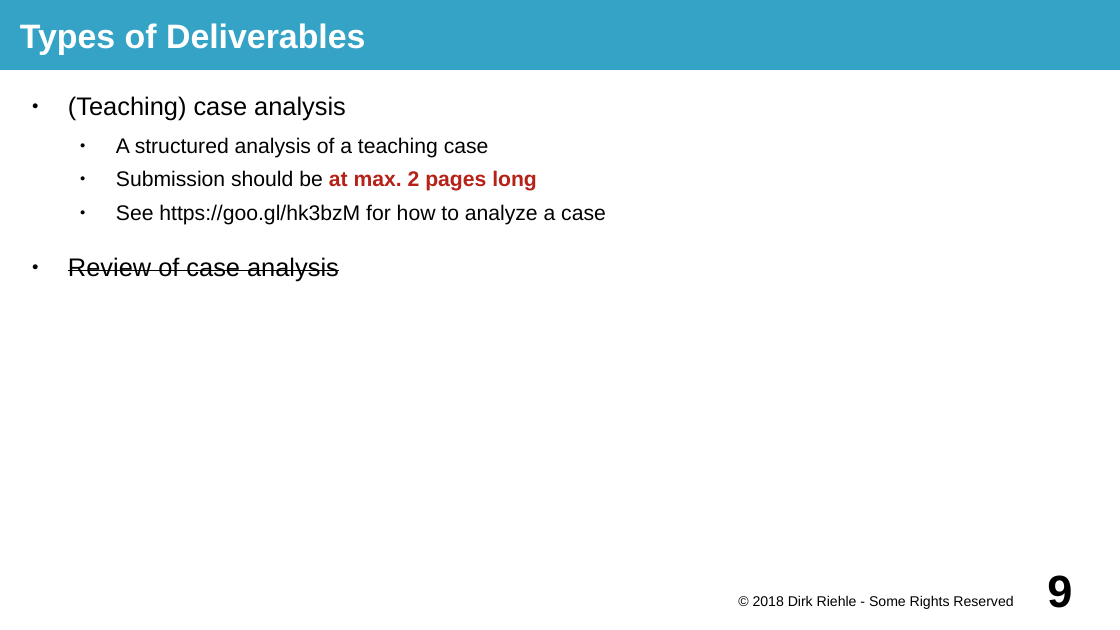
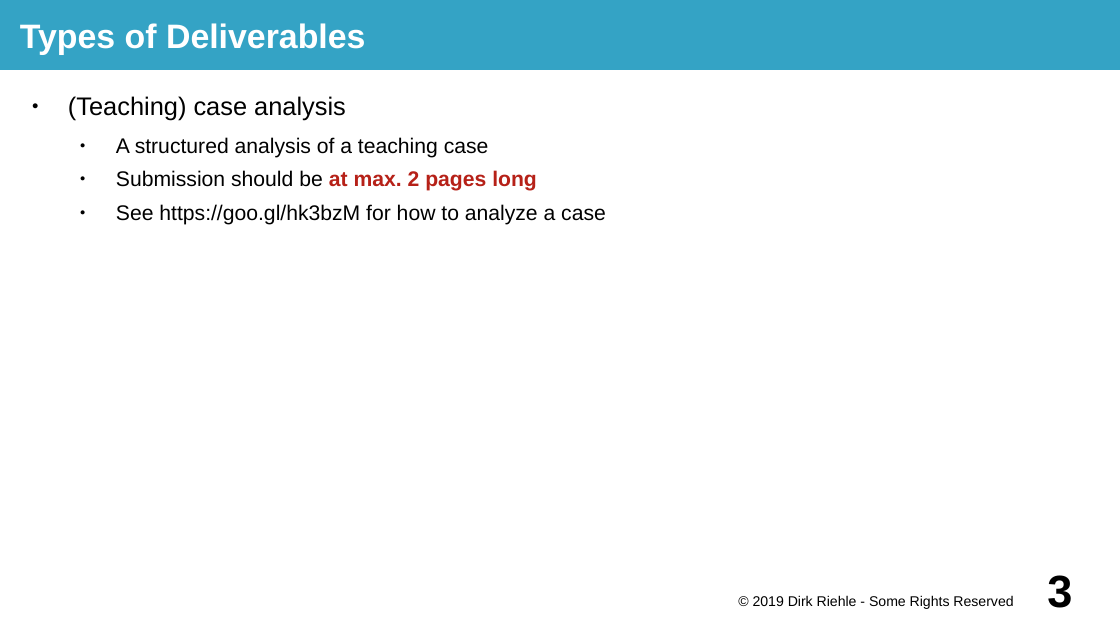
Before and after one commit to dirkriehle/prod-course, a slide deck: slide 3 of Lecture slides/PROD A02 - Course Homework.odp (slide 9 before the commit). Drawn at 1120x630 pixels with LibreOffice and Linux fonts; fonts in the diff are those of the drawing. Boxes give left, top, right and bottom in pixels: in the first picture for what was removed or moved away, otherwise in the second. Text is boxed around its words. In the diff, an @@ line names an element or a change of style, - is before the commit and + after.

```diff
--- a/Lecture slides/PROD A02 - Course Homework.odp
+++ b/Lecture slides/PROD A02 - Course Homework.odp
@@ text at (68, 257, 339, 282): paragraph removed @@
-● Review of case analysis
@@ text at (753, 595, 1013, 609): text changed @@
-© 2018 Dirk Riehle - Some Rights Reserved
+© 2019 Dirk Riehle - Some Rights Reserved
@@ page number at (1047, 575, 1072, 608): text changed @@
-9
+3
```
Also in this commit, not shown: 20 other slides changed, 7 slides removed, 8 other files.
